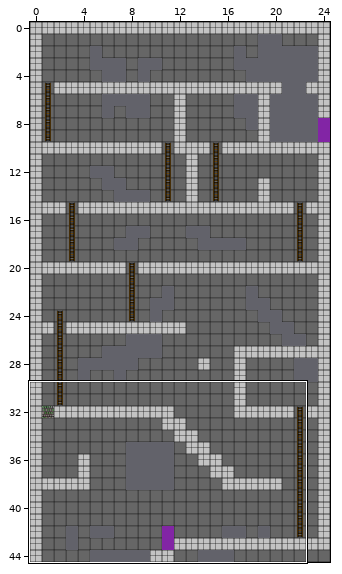
Two versions of a level (Tiled map, tower-of-darkness-xna/tower-of-darkness-xna/tower-of-darkness-xnaContent/maps/tower2.tmx). Above, an overview of the earlier version with the close-up marked.
Close-up. Before the commit:
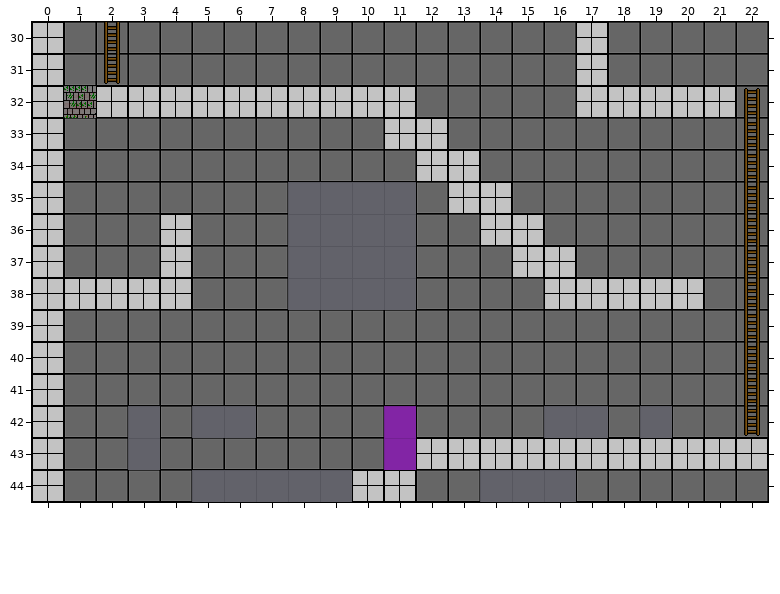
Cells are 32x32 px. Shown: x 0..22, y 30..44.
After:
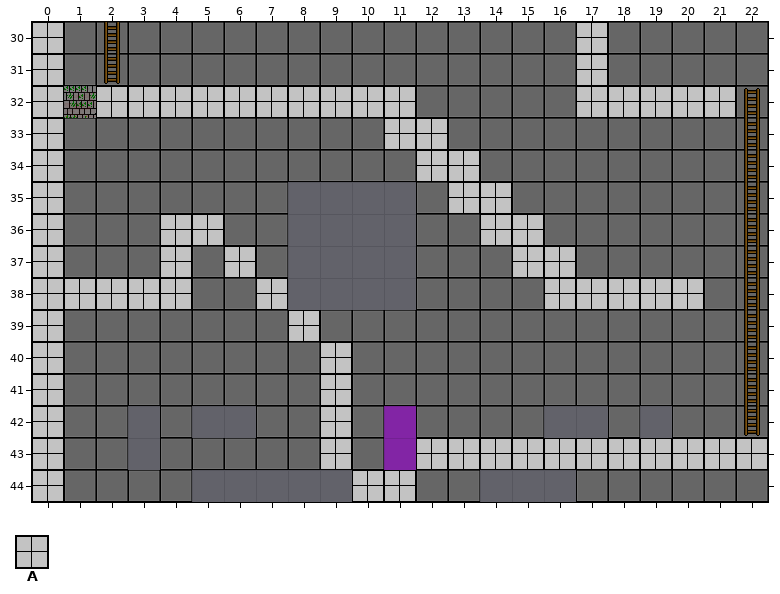
Key: from "spritesheet": A 14.
_ is an empty cell.
The exact change:
Layer "Foreground":
y 36: x 5 _ -> A
y 37: x 6 _ -> A
y 38: x 7 _ -> A
y 39: x 8 _ -> A
y 40..43: x 9 _ -> A
Changed places in both close-ups, as pixel boxes (x1, y1, x2, y2):
added: (193, 214, 352, 469)
